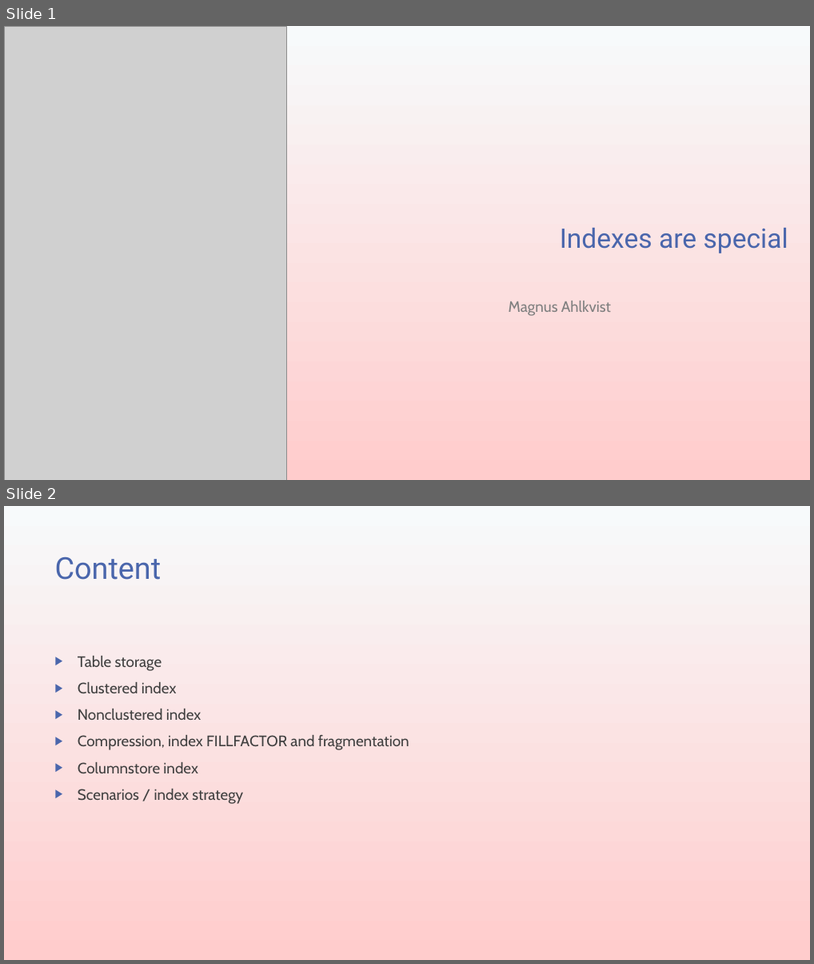
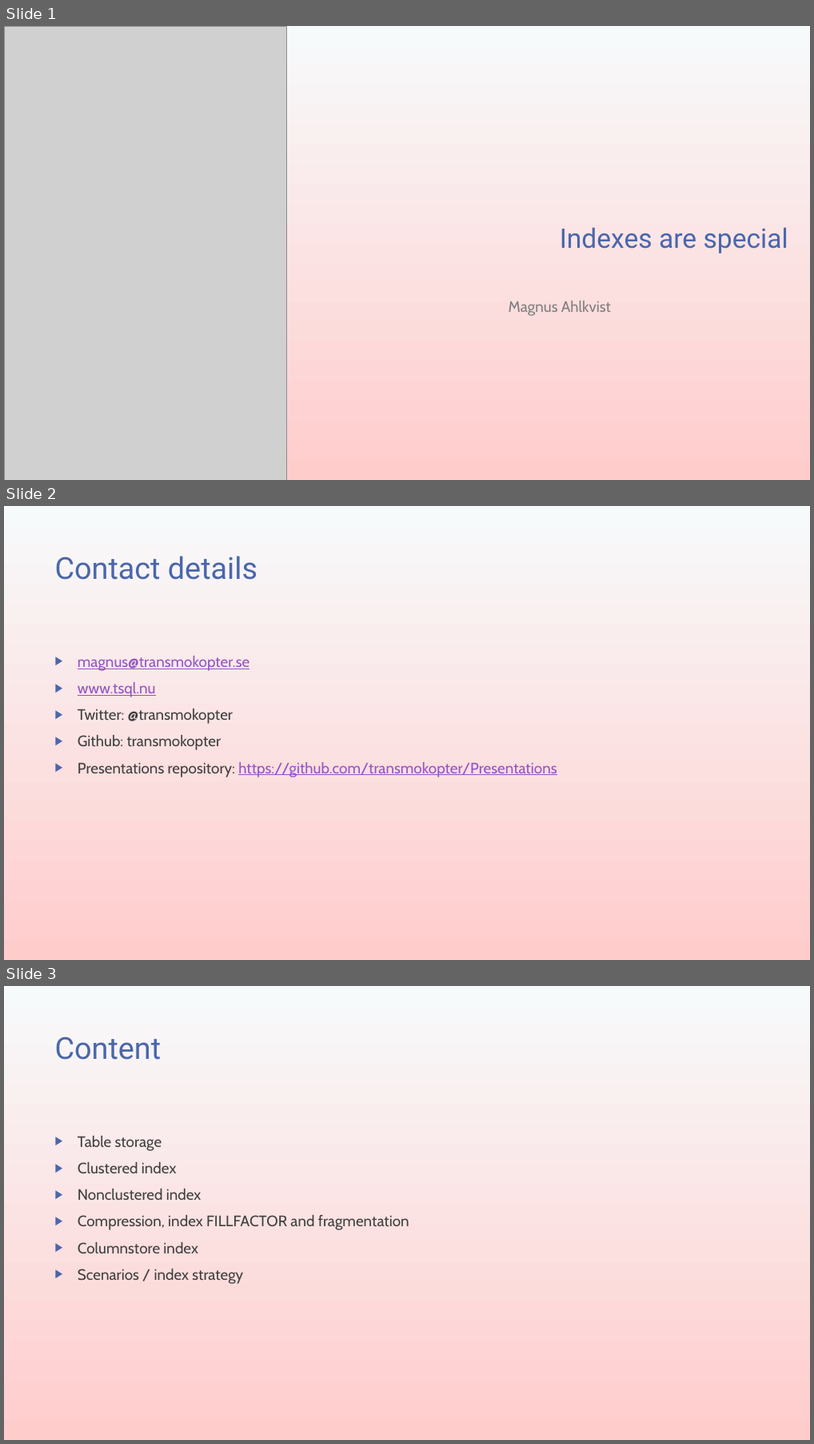
Before and after one commit to transmokopter/Presentations, a slide deck: indexes-are-special/indexes-are-special.pptx. Shown one above the other, each under a label of ours: slides 1 and 2 before the commit, slides 1, 2 and 3 after it. The pictures are 814x964 and 814x1444 pixels, drawn with LibreOffice and Linux fonts; fonts in the diff are those of the drawing; grey boxes stand for pictures; background and template pictures are left out. Boxes give left, top, right and bottom in pixels: in the first picture for what was removed or moved away, otherwise in the second. Text is boxed around its words. In the diff, an @@ line names an element or a change of style, - is before the commit and + after.

```diff
--- a/indexes-are-special/indexes-are-special.pptx
+++ b/indexes-are-special/indexes-are-special.pptx
@@ slide 2 added at bbox=[4, 506, 810, 960], background gradient #F7FAFB to #FFCCCC @@
@@ title added at bbox=[55, 556, 258, 580], 36 pt, text #4A66AC @@
+Contact details
@@ text added at bbox=[78, 656, 557, 777], 18 pt, text #9454C3, underline @@
+▶ magnus@transmokopter.se
+▶ www.tsql.nu
+▶ Twitter: @transmokopter
+▶ Github: transmokopter
+▶ Presentations repository: https://github.com/transmokopter/Presentations
@@ what was slide 2 is now slide 3 @@
```
Also in this commit, not shown: 1 other file.
